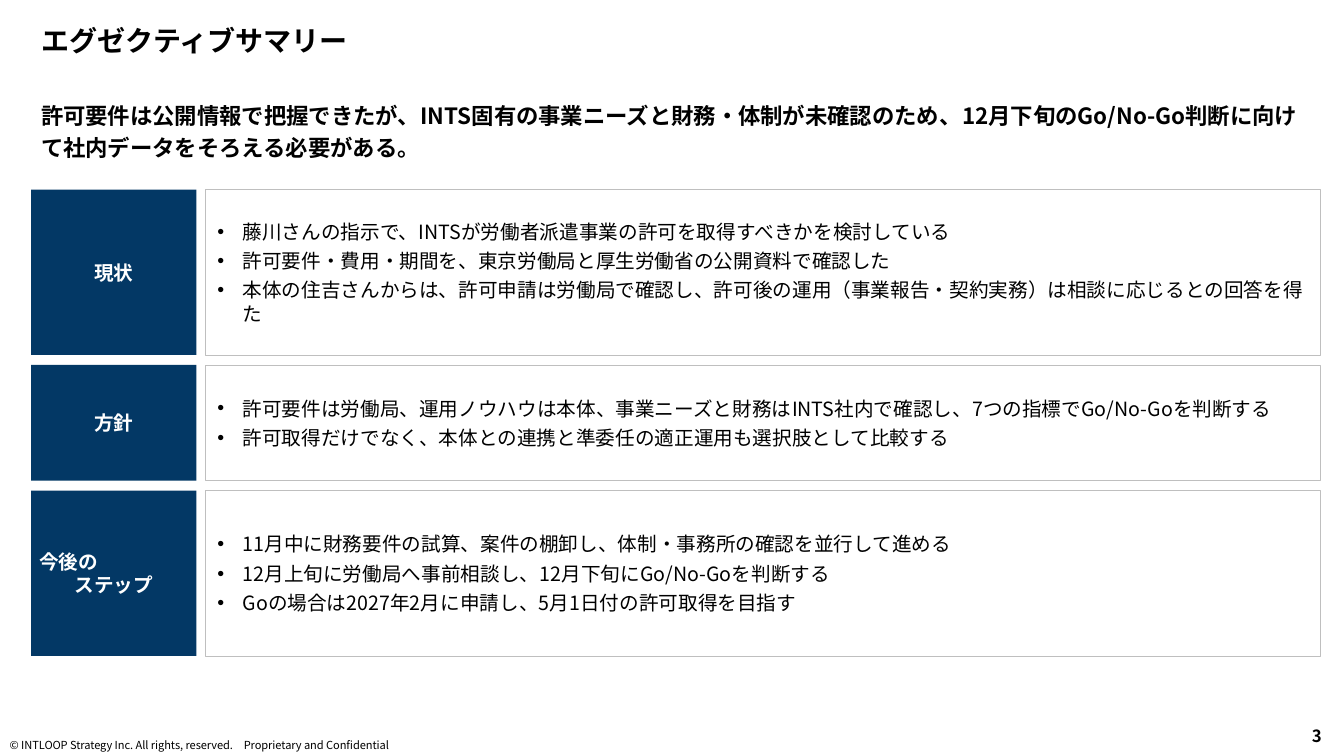
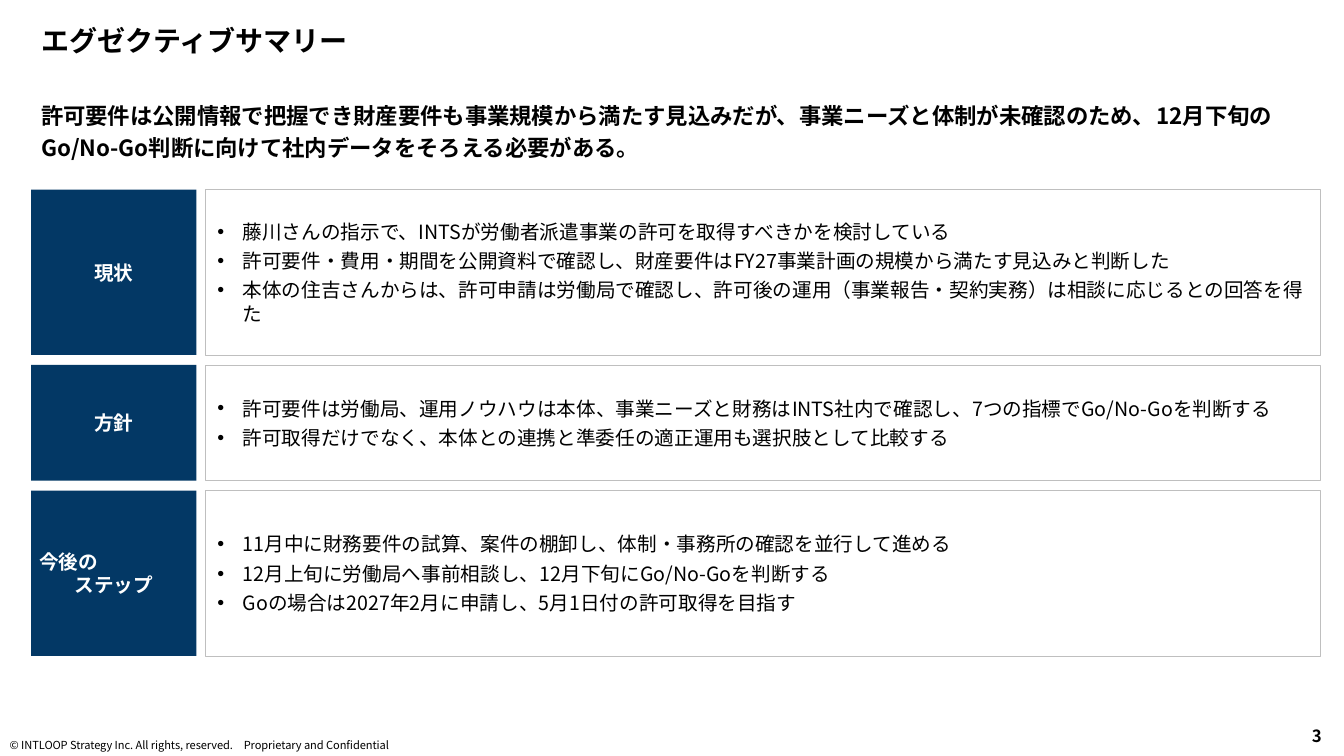
Before and after one commit to mkomko2011/For-AI, a slide deck: slide 3 of INTS_派遣業許可検討/INTS_派遣業許可検討_報告資料.pptx. Drawn at 1344x756 pixels with LibreOffice and Linux fonts; fonts in the diff are those of the drawing; background and template pictures are left out. Boxes give left, top, right and bottom in pixels: in the first picture for what was removed or moved away, otherwise in the second. Text is boxed around its words. In the diff, an @@ line names an element or a change of style, - is before the commit and + after.

```diff
--- a/INTS_派遣業許可検討/INTS_派遣業許可検討_報告資料.pptx
+++ b/INTS_派遣業許可検討/INTS_派遣業許可検討_報告資料.pptx
@@ text at box(41, 104, 1272, 160): text changed @@
-許可要件は公開情報で把握できたが、INTS固有の事業ニーズと財務・体制が未確認のため、12月下旬のGo/No-Go判断に向けて社内データをそろえる必要がある。
+許可要件は公開情報で把握でき財産要件も事業規模から満たす見込みだが、事業ニーズと体制が未確認のため、12月下旬のGo/No-Go判断に向けて社内データをそろえる必要がある。
@@ text in rectangle at box(243, 251, 1170, 270): text changed @@
-• 許可要件・費用・期間を、東京労働局と厚生労働省の公開資料で確認した
+• 許可要件・費用・期間を公開資料で確認し、財産要件はFY27事業計画の規模から満たす見込みと判断した
```
Also in this commit, not shown: 4 other slides changed, 1 slide added, 1 other file.
